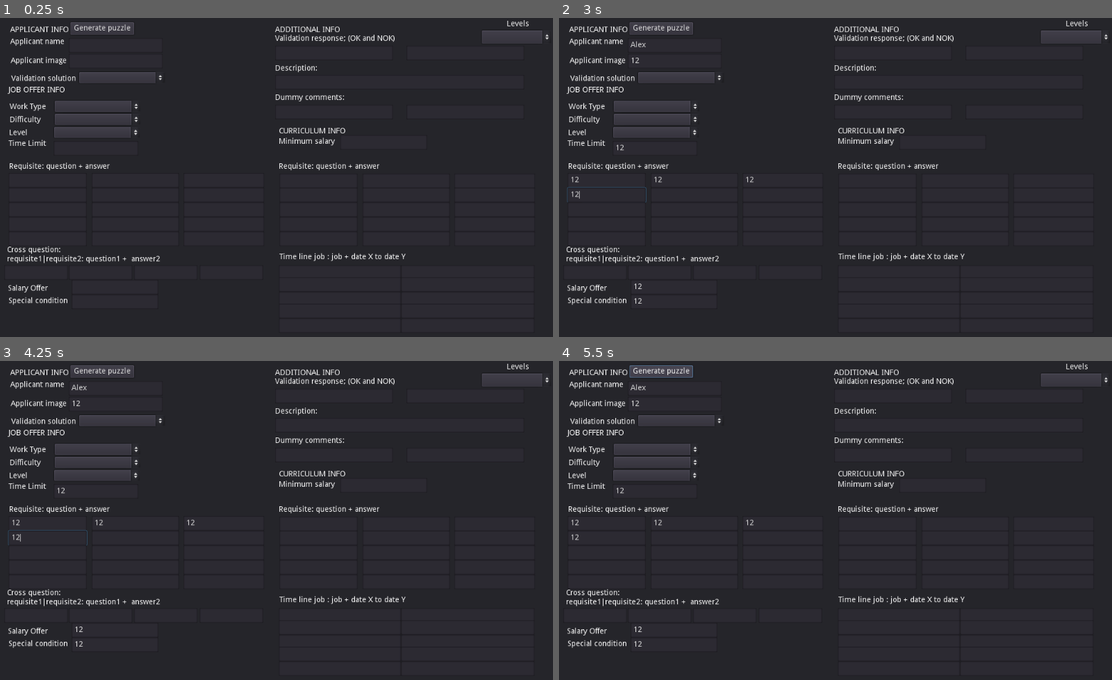
Above: before the commit, frames 1-4 (two rows, left to right).
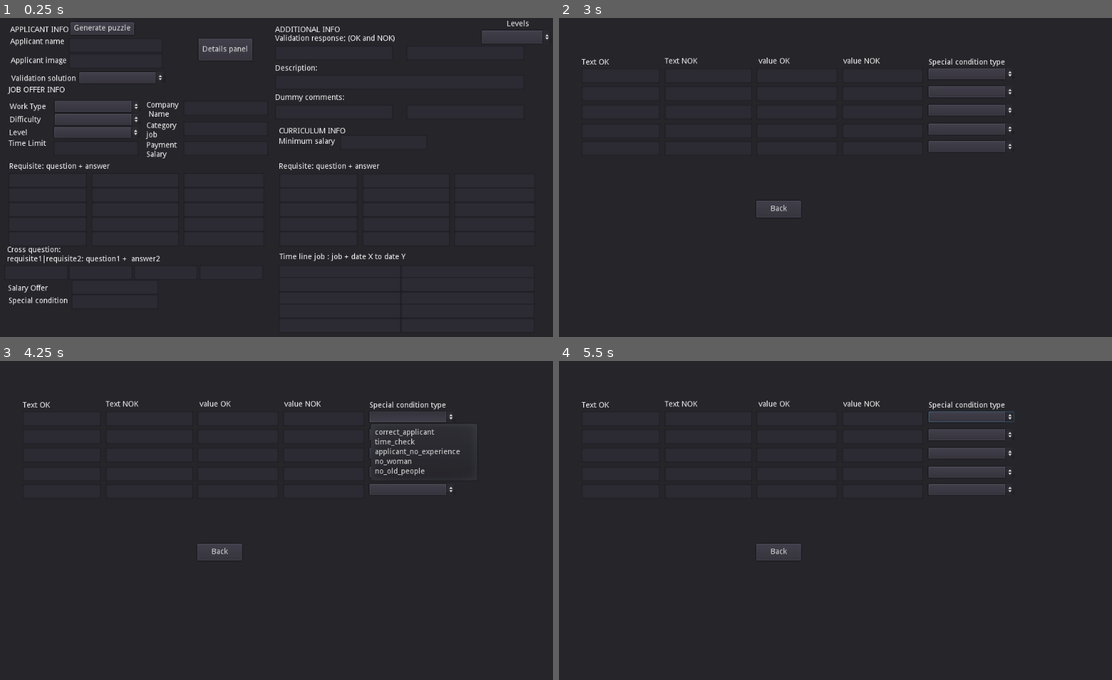
Above: after the commit, the same moments.

Repository: Clovisindo/CV-Please
Game: Godot game, scene res://scenes/_debug/generate_puzzles.tscn
Same seed, same stepped clock (60 frames per second), same inputs: the game is played once before the commit and once after it. This scene is started directly instead of the project's main scene. The engine's default icon, where the game draws it, is replaced by a stand-in: a white triangle on a blue panel in a dark square.
Inputs (mouse positions are in pixels of both pictures, inside the frame that each line leads up to):
- Up to frame 1 (0.25 s): no input
- Up to frame 2 (3 s): click (675, 46) at 0.52 s; type "Alex" at 0.6 s; click (675, 62) at 0.75 s; type "12" at 0.83 s; click (653, 148) at 0.98 s; type "12" at 1.07 s; click (675, 285) at 1.27 s; type "12" at 1.35 s; click (675, 301) at 1.5 s; type "12" at 1.58 s; click (608, 180) at 1.73 s; type "12" at 1.82 s; click (691, 180) at 2.02 s; type "12" at 2.1 s; click (780, 180) at 2.25 s; type "12" at 2.33 s; click (608, 193) at 2.48 s; type "12" at 2.57 s; click (785, 49) at 2.75 s, where only the run after the commit has a clickable "Details panel"
- Up to frame 3 (4.25 s): click (414, 418) at 3.52 s
- Up to frame 4 (5.5 s): click (780, 552) at 4.25 s, where only the run after the commit has a clickable "Back"; click "Generate puzzle" at 5 s

The runs differ from the first frame. In frame 1, 0.7% of the frame differs, in the area x 26-46%, y 6-45%; in frame 2, 5.3%; in frame 3, 4.9%; in frame 4, 5.4%, in the area x 1-100%, y 0-90%.

Commit message:
generar puzzle: añadimos campos nuevos
Se añade a la escena debug de generar puzzle , los datos nuevos que se han tenido en cuenta para la validacion de los candidatos y la pantalla de resumen de pagos.
Correcion que habia generado una conexion de signal por IDE de una prueba.

Diff:
--- /dev/null
+++ b/scenes/_debug/DetailBackButton.gd
@@ -0,0 +1,5 @@
+extends Button
+
+
+func _on_MainPanelButton_button_down() -> void:
+		$"../../PanelSecondaryInfo".visible = false
--- /dev/null
+++ b/scenes/_debug/DetailsPanelButton.gd
@@ -0,0 +1,6 @@
+extends Button
+
+
+
+func _on_DetailsPanelButton_button_down() -> void:
+	$"../../PanelSecondaryInfo".visible = true
--- a/scenes/_debug/generate_puzzles.gd
+++ b/scenes/_debug/generate_puzzles.gd
@@ -7,15 +7,20 @@
 var validation_response:Array
 var description:String
 var dummy_comments:Array
+var payment_salary:int
 #job offer
 var work_type
 var difficulty
 var level_day
 var time_limit:int
+var company_name:String
+var category_job:String
 var requisites_answers:Array
 var cross_questions:Array
 var salary_offer:int
 var special_condition:String
+var detail_validations:Array
+
 #Curriculum
 var skills_answers:Array
 var timeline_jobs:Array
@@ -36,6 +41,12 @@
 		$"../../JobOfferPanel/DifficultyOpMenu".get_popup().add_item(str(dificculty))
 	for level in EnumUtils.levels:
 		$"../../JobOfferPanel/LevelOpMenu".get_popup().add_item(str(level))
+	for specialCondition in EnumUtils.typeSpecialCondition:
+		$"../../PanelSecondaryInfo/detailValidationPanel1/TypeSpecialConditionOptionMenu".get_popup().add_item(str(specialCondition))
+		$"../../PanelSecondaryInfo/detailValidationPanel2/TypeSpecialConditionOptionMenu".get_popup().add_item(str(specialCondition))
+		$"../../PanelSecondaryInfo/detailValidationPanel3/TypeSpecialConditionOptionMenu".get_popup().add_item(str(specialCondition))
+		$"../../PanelSecondaryInfo/detailValidationPanel4/TypeSpecialConditionOptionMenu".get_popup().add_item(str(specialCondition))
+		$"../../PanelSecondaryInfo/detailValidationPanel5/TypeSpecialConditionOptionMenu".get_popup().add_item(str(specialCondition))
 #	# Carga de ficheros de recursos
 #	for level_tres in PuzzleManager.get_all_puzzle():
 #		$"../LoadedLevelsOpButton".get_popup().add_item(str(level_tres.applicant_name))
@@ -56,6 +67,9 @@
 	response.set_data(responseOK,responseNOK)
 	validation_response.append(response)
 
+	if $"../../JobOfferPanel/PaymentSalaryLineEdit".text.length() != 0:
+		payment_salary = int($"../../JobOfferPanel/PaymentSalaryLineEdit".text)
+
 	description = $"../../AdditionalInfoPanel/DescriptionLineEdit".text
 
 	var dummy1:String
@@ -72,7 +86,8 @@
 	difficulty = $"../../JobOfferPanel/DifficultyOpMenu".get_selected_id()
 	level_day = $"../../JobOfferPanel/LevelOpMenu".get_selected_id()
 	time_limit = int($"../../JobOfferPanel/TimeLimitLineEdit".text)
-
+	company_name = $"../../JobOfferPanel/CompanyNameLineEdit".text
+	category_job = $"../../JobOfferPanel/CategoryJobLineEdit".text
 	#dictionary requisites
 	if $"../../JobOfferPanel/linepanel1/ReqAnswerLineEdit".text.length() != 0:
 		var req_ans_split = $"../../JobOfferPanel/linepanel1/ReqAnswerLineEdit".text
@@ -187,6 +202,78 @@
 		timeline_jobs.append(timeline_job)
 	min_salary = int($"../../CurriculumPanel/MinSalaryLineEdit".text)
 
+	#additional panels
+	var detail_payment = ResourcePaymentPanel.new()
+	var text_ok
+	var text_nok
+	var value_ok
+	var value_nok
+	var special_condition
+	if $"../../PanelSecondaryInfo/detailValidationPanel1/TextOKLineEdit".text.length() != 0:
+		text_ok = $"../../PanelSecondaryInfo/detailValidationPanel1/TextOKLineEdit".text
+	if $"../../PanelSecondaryInfo/detailValidationPanel1/TextNOKLineEdit".text.length() != 0:
+		text_nok = $"../../PanelSecondaryInfo/detailValidationPanel1/TextNOKLineEdit".text
+	if $"../../PanelSecondaryInfo/detailValidationPanel1/TextOKLineEdit".text.length() != 0:
+		value_ok = $"../../PanelSecondaryInfo/detailValidationPanel1/ValueOK".text
+	if $"../../PanelSecondaryInfo/detailValidationPanel1/ValueNOK".text.length() != 0:
+		value_nok = $"../../PanelSecondaryInfo/detailValidationPanel1/ValueNOK".text
+	if $"../../PanelSecondaryInfo/detailValidationPanel1/TypeSpecialConditionOptionMenu".get_selected_id() != -1:
+		special_condition = $"../../PanelSecondaryInfo/detailValidationPanel1/TypeSpecialConditionOptionMenu".get_selected_id()
+		detail_payment._set_data(text_ok,text_nok,int(value_ok),int(value_nok),special_condition)
+		detail_validations.append(detail_payment)
+
+	if $"../../PanelSecondaryInfo/detailValidationPanel2/TextOKLineEdit".text.length() != 0:
+		text_ok = $"../../PanelSecondaryInfo/detailValidationPanel2/TextOKLineEdit".text
+	if $"../../PanelSecondaryInfo/detailValidationPanel2/TextNOKLineEdit".text.length() != 0:
+		text_nok = $"../../PanelSecondaryInfo/detailValidationPanel2/TextNOKLineEdit".text
+	if $"../../PanelSecondaryInfo/detailValidationPanel2/TextOKLineEdit".text.length() != 0:
+		value_ok = $"../../PanelSecondaryInfo/detailValidationPanel2/ValueOK".text
+	if $"../../PanelSecondaryInfo/detailValidationPanel2/ValueNOK".text.length() != 0:
+		value_nok = $"../../PanelSecondaryInfo/detailValidationPanel2/ValueNOK".text
+	if $"../../PanelSecondaryInfo/detailValidationPanel2/TypeSpecialConditionOptionMenu".get_selected_id() != -1:
+		special_condition = $"../../PanelSecondaryInfo/detailValidationPanel2/TypeSpecialConditionOptionMenu".get_selected_id()
+		detail_payment._set_data(text_ok,text_nok,int(value_ok),int(value_nok),special_condition)
+		detail_validations.append(detail_payment)
+
+	if $"../../PanelSecondaryInfo/detailValidationPanel3/TextOKLineEdit".text.length() != 0:
+		text_ok = $"../../PanelSecondaryInfo/detailValidationPanel3/TextOKLineEdit".text
+	if $"../../PanelSecondaryInfo/detailValidationPanel3/TextNOKLineEdit".text.length() != 0:
+		text_nok = $"../../PanelSecondaryInfo/detailValidationPanel3/TextNOKLineEdit".text
+	if $"../../PanelSecondaryInfo/detailValidationPanel3/TextOKLineEdit".text.length() != 0:
+		value_ok = $"../../PanelSecondaryInfo/detailValidationPanel3/ValueOK".text
+	if $"../../PanelSecondaryInfo/detailValidationPanel3/ValueNOK".text.length() != 0:
+		value_nok = $"../../PanelSecondaryInfo/detailValidationPanel3/ValueNOK".text
+	if $"../../PanelSecondaryInfo/detailValidationPanel3/TypeSpecialConditionOptionMenu".get_selected_id() != -1:
+		special_condition = $"../../PanelSecondaryInfo/detailValidationPanel3/TypeSpecialConditionOptionMenu".get_selected_id()
+		detail_payment._set_data(text_ok,text_nok,int(value_ok),int(value_nok),special_condition)
+		detail_validations.append(detail_payment)
+
+	if $"../../PanelSecondaryInfo/detailValidationPanel4/TextOKLineEdit".text.length() != 0:
+		text_ok = $"../../PanelSecondaryInfo/detailValidationPanel4/TextOKLineEdit".text
+	if $"../../PanelSecondaryInfo/detailValidationPanel4/TextNOKLineEdit".text.length() != 0:
+		text_nok = $"../../PanelSecondaryInfo/detailValidationPanel4/TextNOKLineEdit".text
+	if $"../../PanelSecondaryInfo/detailValidationPanel4/TextOKLineEdit".text.length() != 0:
+		value_ok = $"../../PanelSecondaryInfo/detailValidationPanel4/ValueOK".text
+	if $"../../PanelSecondaryInfo/detailValidationPanel4/ValueNOK".text.length() != 0:
+		value_nok = $"../../PanelSecondaryInfo/detailValidationPanel4/ValueNOK".text
+	if $"../../PanelSecondaryInfo/detailValidationPanel4/TypeSpecialConditionOptionMenu".get_selected_id() != -1:
+		special_condition = $"../../PanelSecondaryInfo/detailValidationPanel4/TypeSpecialConditionOptionMenu".get_selected_id()
+		detail_payment._set_data(text_ok,text_nok,int(value_ok),int(value_nok),special_condition)
+		detail_validations.append(detail_payment)
+
+	if $"../../PanelSecondaryInfo/detailValidationPanel5/TextOKLineEdit".text.length() != 0:
+		text_ok = $"../../PanelSecondaryInfo/detailValidationPanel5/TextOKLineEdit".text
+	if $"../../PanelSecondaryInfo/detailValidationPanel5/TextNOKLineEdit".text.length() != 0:
+		text_nok = $"../../PanelSecondaryInfo/detailValidationPanel5/TextNOKLineEdit".text
+	if $"../../PanelSecondaryInfo/detailValidationPanel5/TextOKLineEdit".text.length() != 0:
+		value_ok = $"../../PanelSecondaryInfo/detailValidationPanel5/ValueOK".text
+	if $"../../PanelSecondaryInfo/detailValidationPanel5/ValueNOK".text.length() != 0:
+		value_nok = $"../../PanelSecondaryInfo/detailValidationPanel5/ValueNOK".text
+	if $"../../PanelSecondaryInfo/detailValidationPanel5/TypeSpecialConditionOptionMenu".get_selected_id() != -1:
+		special_condition = $"../../PanelSecondaryInfo/detailValidationPanel5/TypeSpecialConditionOptionMenu".get_selected_id()
+		detail_payment._set_data(text_ok,text_nok,int(value_ok),int(value_nok),special_condition)
+		detail_validations.append(detail_payment)
+
 func _generate_question_answer(dictionary, _key, _question, _answer):
 	dictionary[_key] = {
 		key = _key,
@@ -197,7 +284,7 @@
 func _generate_puzzle():
 	var puzzle = Puzzle.new()
 	puzzle.instantiate(applicant_name, applicant_image, validate_solution, description, dummy_comments, work_type, difficulty, level_day,time_limit, requisites_answers,
-	cross_questions,salary_offer,special_condition,skills_answers,timeline_jobs,min_salary, validation_response)
+	cross_questions,salary_offer,special_condition,skills_answers,timeline_jobs,min_salary, validation_response, detail_validations, company_name, category_job,payment_salary)
 
 	PuzzleManager.save_puzzle(puzzle)
 
--- a/scenes/_debug/generate_puzzles.tscn
+++ b/scenes/_debug/generate_puzzles.tscn
@@ -1,6 +1,8 @@
-[gd_scene load_steps=2 format=2]
+[gd_scene load_steps=4 format=2]
 
 [ext_resource path="res://scenes/_debug/generate_puzzles.gd" type="Script" id=1]
+[ext_resource path="res://scenes/_debug/DetailBackButton.gd" type="Script" id=2]
+[ext_resource path="res://scenes/_debug/DetailsPanelButton.gd" type="Script" id=3]
 
 [node name="GeneratePuzzles" type="Control"]
 anchor_right = 1.0
@@ -85,6 +87,14 @@
 margin_right = 1021.0
 margin_bottom = 47.0
 
+[node name="DetailsPanelButton" type="Button" parent="Panel"]
+margin_left = 371.0
+margin_top = 38.0
+margin_right = 470.0
+margin_bottom = 78.0
+text = "Details panel"
+script = ExtResource( 3 )
+
 [node name="JobOfferPanel" type="Panel" parent="."]
 margin_left = 21.0
 margin_top = 131.0
@@ -146,6 +156,48 @@
 margin_left = 83.0
 margin_top = 96.0
 margin_right = 239.0
+margin_bottom = 123.0
+
+[node name="CompanyNameLabel" type="Label" parent="JobOfferPanel"]
+margin_left = 254.0
+margin_top = 23.0
+margin_right = 321.0
+margin_bottom = 55.0
+text = "Company
+ Name"
+
+[node name="CompanyNameLineEdit" type="LineEdit" parent="JobOfferPanel"]
+margin_left = 322.0
+margin_top = 22.0
+margin_right = 478.0
+margin_bottom = 49.0
+
+[node name="CategoryJobLabel" type="Label" parent="JobOfferPanel"]
+margin_left = 254.0
+margin_top = 61.0
+margin_right = 321.0
+margin_bottom = 95.0
+text = "Category
+job"
+
+[node name="CategoryJobLineEdit" type="LineEdit" parent="JobOfferPanel"]
+margin_left = 322.0
+margin_top = 60.0
+margin_right = 478.0
+margin_bottom = 87.0
+
+[node name="PaymentSalaryLabel" type="Label" parent="JobOfferPanel"]
+margin_left = 254.0
+margin_top = 97.0
+margin_right = 321.0
+margin_bottom = 131.0
+text = "Payment
+Salary"
+
+[node name="PaymentSalaryLineEdit" type="LineEdit" parent="JobOfferPanel"]
+margin_left = 322.0
+margin_top = 96.0
+margin_right = 478.0
 margin_bottom = 123.0
 
 [node name="ReqAnswerLabel" type="Label" parent="JobOfferPanel"]
@@ -636,6 +688,221 @@
 margin_right = 459.0
 margin_bottom = 172.0
 
+[node name="PanelSecondaryInfo" type="Panel" parent="."]
+visible = false
+anchor_right = 1.0
+anchor_bottom = 1.0
+
+[node name="textOKLabel" type="Label" parent="PanelSecondaryInfo"]
+margin_left = 47.0
+margin_top = 75.0
+margin_right = 97.0
+margin_bottom = 89.0
+text = "Text OK"
+
+[node name="textNOKLabel" type="Label" parent="PanelSecondaryInfo"]
+margin_left = 200.0
+margin_top = 73.0
+margin_right = 260.0
+margin_bottom = 87.0
+text = "Text NOK"
+
+[node name="textValueOKLabel" type="Label" parent="PanelSecondaryInfo"]
+margin_left = 373.0
+margin_top = 73.0
+margin_right = 430.0
+margin_bottom = 87.0
+text = "value OK"
+
+[node name="textValueNOKLabel" type="Label" parent="PanelSecondaryInfo"]
+margin_left = 529.0
+margin_top = 73.0
+margin_right = 596.0
+margin_bottom = 87.0
+text = "value NOK"
+
+[node name="SpecialTypeConditionLabel" type="Label" parent="PanelSecondaryInfo"]
+margin_left = 686.0
+margin_top = 75.0
+margin_right = 827.0
+margin_bottom = 89.0
+text = "Special condition type"
+
+[node name="detailValidationPanel1" type="Panel" parent="PanelSecondaryInfo"]
+anchor_right = 0.005
+anchor_bottom = 0.018
+margin_left = 46.0
+margin_top = 93.0
+margin_right = 71.59
+margin_bottom = 100.494
+
+[node name="TextOKLineEdit" type="LineEdit" parent="PanelSecondaryInfo/detailValidationPanel1"]
+margin_left = 1.0
+margin_right = 145.0
+margin_bottom = 27.0
+
+[node name="TextNOKLineEdit" type="LineEdit" parent="PanelSecondaryInfo/detailValidationPanel1"]
+margin_left = 154.0
+margin_right = 315.0
+margin_bottom = 27.0
+
+[node name="ValueOK" type="LineEdit" parent="PanelSecondaryInfo/detailValidationPanel1"]
+margin_left = 323.0
+margin_right = 472.0
+margin_bottom = 27.0
+
+[node name="ValueNOK" type="LineEdit" parent="PanelSecondaryInfo/detailValidationPanel1"]
+margin_left = 481.0
+margin_right = 630.0
+margin_bottom = 27.0
+
+[node name="TypeSpecialConditionOptionMenu" type="OptionButton" parent="PanelSecondaryInfo/detailValidationPanel1"]
+margin_left = 640.0
+margin_right = 798.0
+margin_bottom = 20.0
+
+[node name="detailValidationPanel2" type="Panel" parent="PanelSecondaryInfo"]
+anchor_right = 0.005
+anchor_bottom = 0.018
+margin_left = 46.0
+margin_top = 126.0
+margin_right = 71.59
+margin_bottom = 133.494
+
+[node name="TextOKLineEdit" type="LineEdit" parent="PanelSecondaryInfo/detailValidationPanel2"]
+margin_left = 1.0
+margin_right = 145.0
+margin_bottom = 27.0
+
+[node name="TextNOKLineEdit" type="LineEdit" parent="PanelSecondaryInfo/detailValidationPanel2"]
+margin_left = 154.0
+margin_right = 315.0
+margin_bottom = 27.0
+
+[node name="ValueOK" type="LineEdit" parent="PanelSecondaryInfo/detailValidationPanel2"]
+margin_left = 323.0
+margin_right = 472.0
+margin_bottom = 27.0
+
+[node name="ValueNOK" type="LineEdit" parent="PanelSecondaryInfo/detailValidationPanel2"]
+margin_left = 481.0
+margin_right = 630.0
+margin_bottom = 27.0
+
+[node name="TypeSpecialConditionOptionMenu" type="OptionButton" parent="PanelSecondaryInfo/detailValidationPanel2"]
+margin_left = 640.0
+margin_right = 798.0
+margin_bottom = 20.0
+
+[node name="detailValidationPanel3" type="Panel" parent="PanelSecondaryInfo"]
+anchor_right = 0.005
+anchor_bottom = 0.018
+margin_left = 46.0
+margin_top = 160.0
+margin_right = 71.59
+margin_bottom = 167.494
+
+[node name="TextOKLineEdit" type="LineEdit" parent="PanelSecondaryInfo/detailValidationPanel3"]
+margin_left = 1.0
+margin_right = 145.0
+margin_bottom = 27.0
+
+[node name="TextNOKLineEdit" type="LineEdit" parent="PanelSecondaryInfo/detailValidationPanel3"]
+margin_left = 154.0
+margin_right = 315.0
+margin_bottom = 27.0
+
+[node name="ValueOK" type="LineEdit" parent="PanelSecondaryInfo/detailValidationPanel3"]
+margin_left = 323.0
+margin_right = 472.0
+margin_bottom = 27.0
+
+[node name="ValueNOK" type="LineEdit" parent="PanelSecondaryInfo/detailValidationPanel3"]
+margin_left = 481.0
+margin_right = 630.0
+margin_bottom = 27.0
+
+[node name="TypeSpecialConditionOptionMenu" type="OptionButton" parent="PanelSecondaryInfo/detailValidationPanel3"]
+margin_left = 640.0
+margin_right = 798.0
+margin_bottom = 20.0
+
+[node name="detailValidationPanel4" type="Panel" parent="PanelSecondaryInfo"]
+anchor_right = 0.005
+anchor_bottom = 0.018
+margin_left = 46.0
+margin_top = 195.0
+margin_right = 71.59
+margin_bottom = 202.494
+
+[node name="TextOKLineEdit" type="LineEdit" parent="PanelSecondaryInfo/detailValidationPanel4"]
+margin_left = 1.0
+margin_right = 145.0
+margin_bottom = 27.0
+
+[node name="TextNOKLineEdit" type="LineEdit" parent="PanelSecondaryInfo/detailValidationPanel4"]
+margin_left = 154.0
+margin_right = 315.0
+margin_bottom = 27.0
+
+[node name="ValueOK" type="LineEdit" parent="PanelSecondaryInfo/detailValidationPanel4"]
+margin_left = 323.0
+margin_right = 472.0
+margin_bottom = 27.0
+
+[node name="ValueNOK" type="LineEdit" parent="PanelSecondaryInfo/detailValidationPanel4"]
+margin_left = 481.0
+margin_right = 630.0
+margin_bottom = 27.0
+
+[node name="TypeSpecialConditionOptionMenu" type="OptionButton" parent="PanelSecondaryInfo/detailValidationPanel4"]
+margin_left = 640.0
+margin_right = 798.0
+margin_bottom = 20.0
+
+[node name="detailValidationPanel5" type="Panel" parent="PanelSecondaryInfo"]
+anchor_right = 0.005
+anchor_bottom = 0.018
+margin_left = 46.0
+margin_top = 227.0
+margin_right = 71.59
+margin_bottom = 234.494
+
+[node name="TextOKLineEdit" type="LineEdit" parent="PanelSecondaryInfo/detailValidationPanel5"]
+margin_left = 1.0
+margin_right = 145.0
+margin_bottom = 27.0
+
+[node name="TextNOKLineEdit" type="LineEdit" parent="PanelSecondaryInfo/detailValidationPanel5"]
+margin_left = 154.0
+margin_right = 315.0
+margin_bottom = 27.0
+
+[node name="ValueOK" type="LineEdit" parent="PanelSecondaryInfo/detailValidationPanel5"]
+margin_left = 323.0
+margin_right = 472.0
+margin_bottom = 27.0
+
+[node name="ValueNOK" type="LineEdit" parent="PanelSecondaryInfo/detailValidationPanel5"]
+margin_left = 481.0
+margin_right = 630.0
+margin_bottom = 27.0
+
+[node name="TypeSpecialConditionOptionMenu" type="OptionButton" parent="PanelSecondaryInfo/detailValidationPanel5"]
+margin_left = 640.0
+margin_right = 798.0
+margin_bottom = 20.0
+
+[node name="MainPanelButton" type="Button" parent="PanelSecondaryInfo"]
+margin_left = 369.0
+margin_top = 337.0
+margin_right = 451.0
+margin_bottom = 368.0
+text = "Back"
+script = ExtResource( 2 )
+
 [connection signal="gui_input" from="Panel/GeneratePuzzle" to="Panel/GeneratePuzzle" method="_on_Button_gui_input"]
 [connection signal="mouse_entered" from="Panel/GeneratePuzzle" to="Panel/GeneratePuzzle" method="_on_Button_mouse_entered"]
 [connection signal="mouse_exited" from="Panel/GeneratePuzzle" to="Panel/GeneratePuzzle" method="_on_Button_mouse_exited"]
+[connection signal="button_down" from="Panel/DetailsPanelButton" to="Panel/DetailsPanelButton" method="_on_DetailsPanelButton_button_down"]
+[connection signal="button_down" from="PanelSecondaryInfo/MainPanelButton" to="PanelSecondaryInfo/MainPanelButton" method="_on_MainPanelButton_button_down"]
--- a/scenes/game/items/resume/applicant_resume.tscn
+++ b/scenes/game/items/resume/applicant_resume.tscn
@@ -6,6 +6,8 @@
 [ext_resource path="res://scenes/game/items/resume/payment_resume.tscn" type="PackedScene" id=4]
 [ext_resource path="res://src/domain/resume_payments/NextPaymentResume.gd" type="Script" id=5]
 [ext_resource path="res://scenes/game/items/resume/DetailResumePanel.tscn" type="PackedScene" id=6]
+
+[sub_resource type="Theme" id=1]
 
 [node name="resume_applicant" type="Control"]
 anchor_right = 1.0
@@ -16,6 +18,7 @@
 [node name="Panel" type="Panel" parent="."]
 anchor_right = 1.0
 anchor_bottom = 1.0
+theme = SubResource( 1 )
 
 [node name="CurrentMonth" type="RichTextLabel" parent="Panel"]
 anchor_left = 0.5
--- a/src/domain/resources/resource_detail_payment.gd
+++ b/src/domain/resources/resource_detail_payment.gd
@@ -15,7 +15,7 @@
 	self.value_text = value_text
 	self.value = value
 
-func _set_data(_text_OK,_text_no_OK, _value_OK,_value_NOK,_typePayment,_type_special_condition) -> void:
+func _set_data(_text_OK,_text_no_OK, _value_OK,_value_NOK,_type_special_condition) -> void:
 	value_text_OK = _text_OK
 	value_text_NOK = _text_no_OK
 	value_OK = _value_OK
--- a/src/levels/puzzle.gd
+++ b/src/levels/puzzle.gd
@@ -32,7 +32,7 @@
 
 
 func instantiate(_applicant_name, _appl_image, _validate_solution, _description, _dummy_comments, _work_type, _difficulty, _level_day, _time_limit, _requisites_answers, _cross_questions, _salary_offer, _special_condition,
-_skills_answers, _timeline_jobs, _min_salary, _validation_response):
+_skills_answers, _timeline_jobs, _min_salary, _validation_response, _detail_validations, _company_name, _category_job, _payment_salary):
 	applicant_name = _applicant_name
 	appl_image = _appl_image
 	validate_solution = _validate_solution
@@ -48,9 +48,14 @@
 	cross_questions = _cross_questions
 	salary_offer = _salary_offer
 	special_condition = _special_condition
+	company_name = _company_name
+	category_job = _category_job
+	payment_salary = _payment_salary
 
 	skills_answers = _skills_answers
 	timeline_jobs = _timeline_jobs
 	min_salary = _min_salary
 
 	validation_response = _validation_response
+
+	detail_validations = _detail_validations
Not shown: 1 places in scenes/game/items/resume/applicant_resume.tscn that only renumber resources
